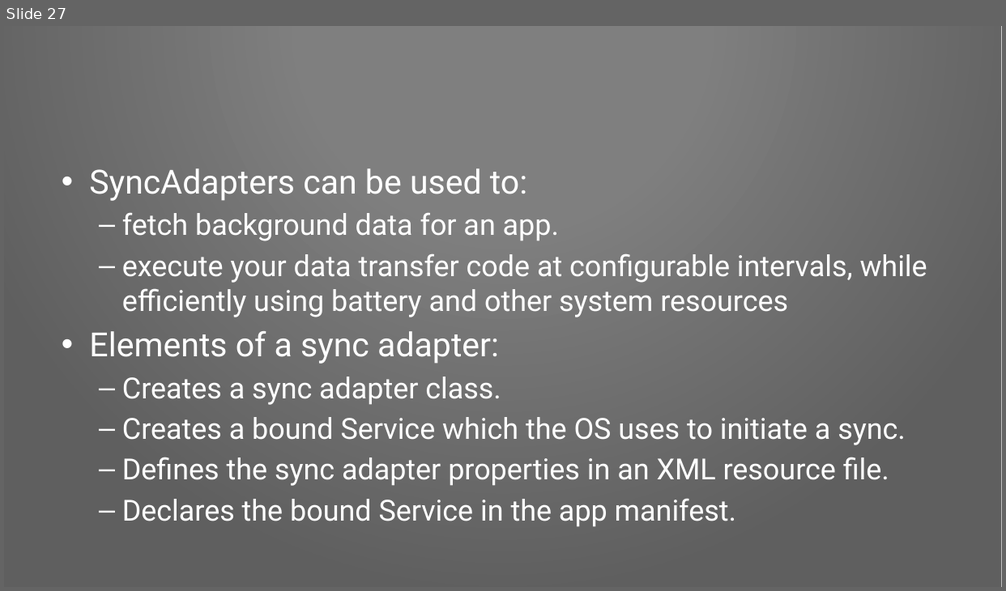
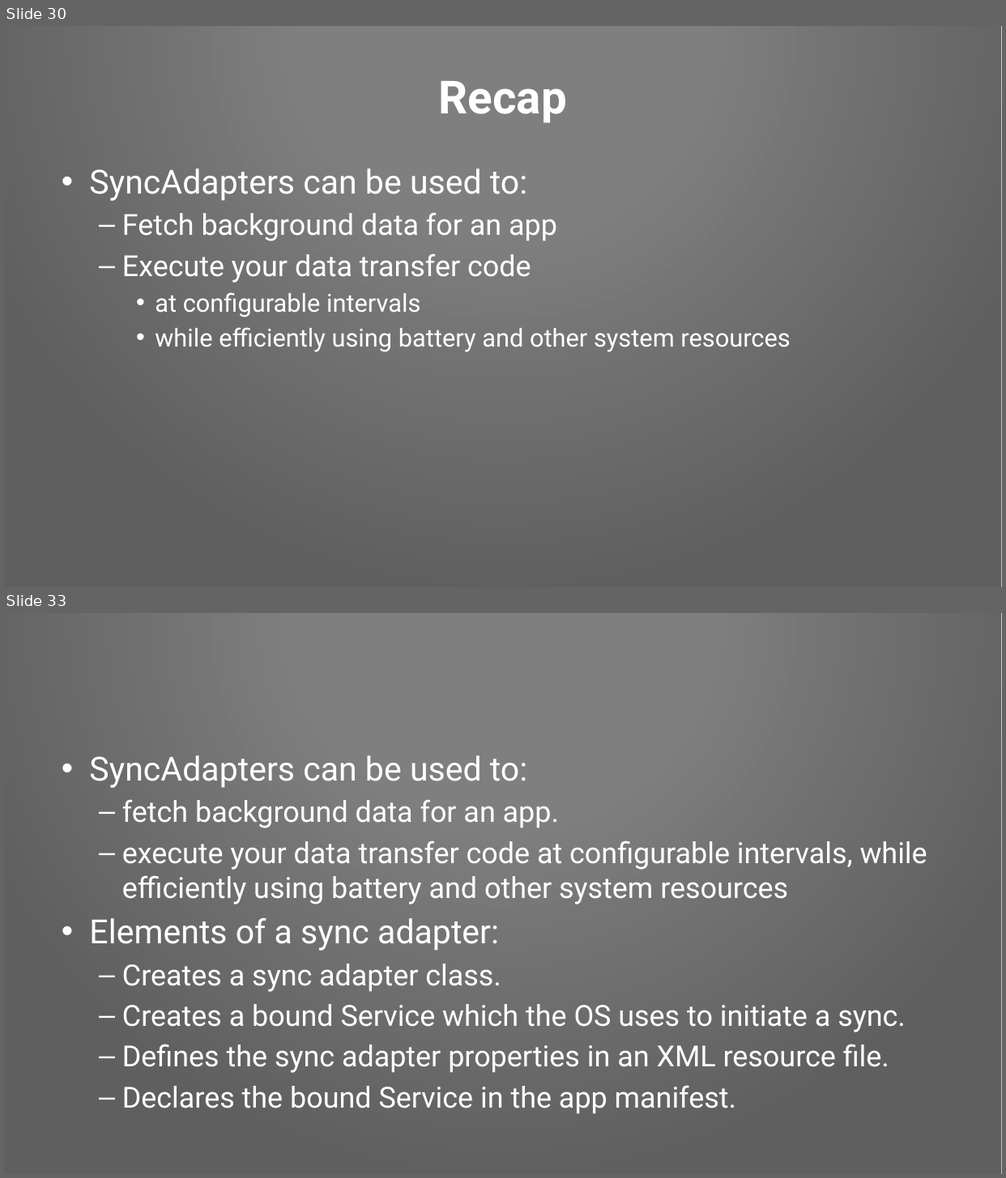
Before and after one commit to Pixplicity/sync-demo, a slide deck: I've been doing some syncing.pptx. Shown one above the other, each under a label of ours: slide 27 before the commit, slides 30 and 33 after it; the slides between them are not shown. The pictures are 1006x591 and 1006x1178 pixels, drawn with LibreOffice and Linux fonts; fonts in the diff are those of the drawing; background and template pictures are left out. Boxes give left, top, right and bottom in pixels: in the first picture for what was removed or moved away, otherwise in the second. Text is boxed around its words. In the diff, an @@ line names an element or a change of style, - is before the commit and + after.

Commit message:
added section on SyncAdapter and account type & name

```diff
--- a/I've been doing some syncing.pptx
+++ b/I've been doing some syncing.pptx
@@ slide 30 added at (x1=4, y1=26, x2=1002, y2=587), background picture (left out); not listed: 1 template element that a slide beside it also shows @@
@@ title added at (x1=439, y1=81, x2=567, y2=123), 44 pt, text #FFFFFF, bold @@
+Recap
@@ text added at (x1=89, y1=169, x2=790, y2=352), 24 pt, text #FFFFFF @@
+• SyncAdapters can be used to:
+  – Fetch background data for an app
+  – Execute your data transfer code
+    • at configurable intervals
+    • while efficiently using battery and other system resources
@@ what was slide 27 is now slide 33 @@
```
Also in this commit, not shown: 7 slides changed, 5 other slides added.
